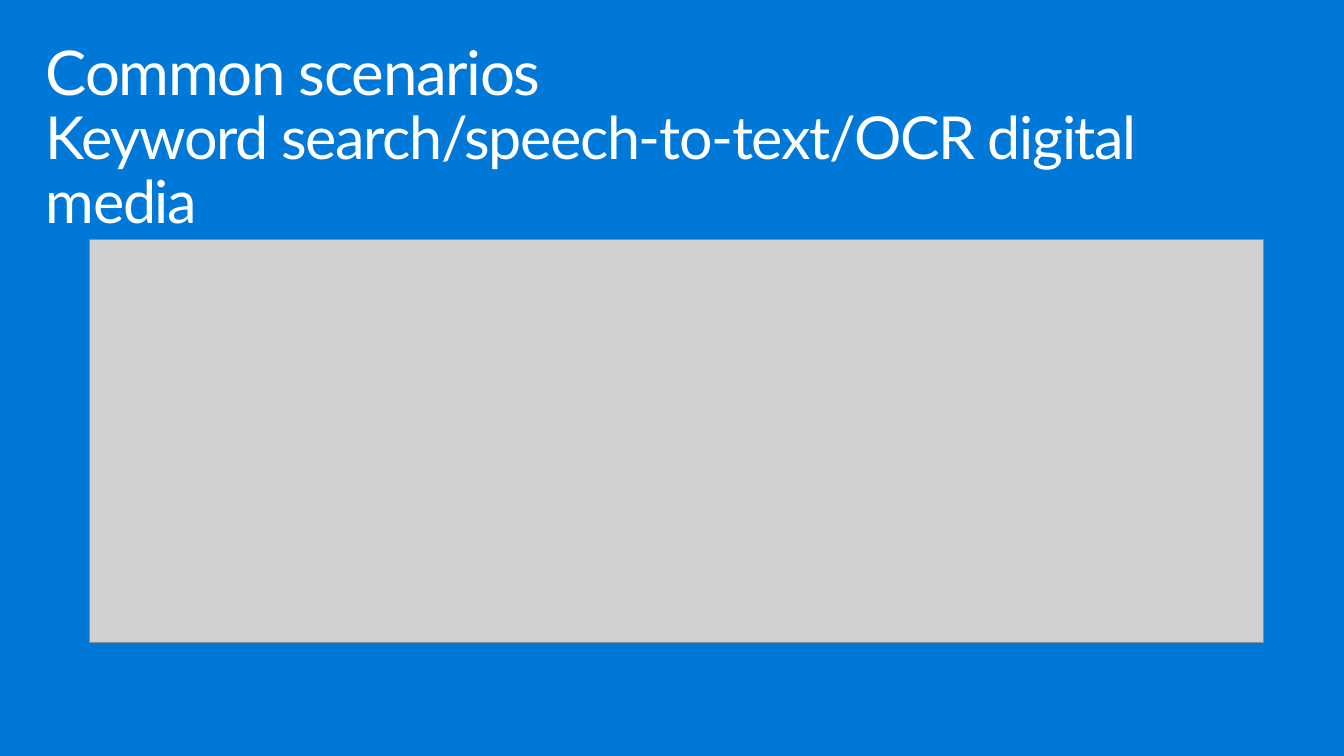
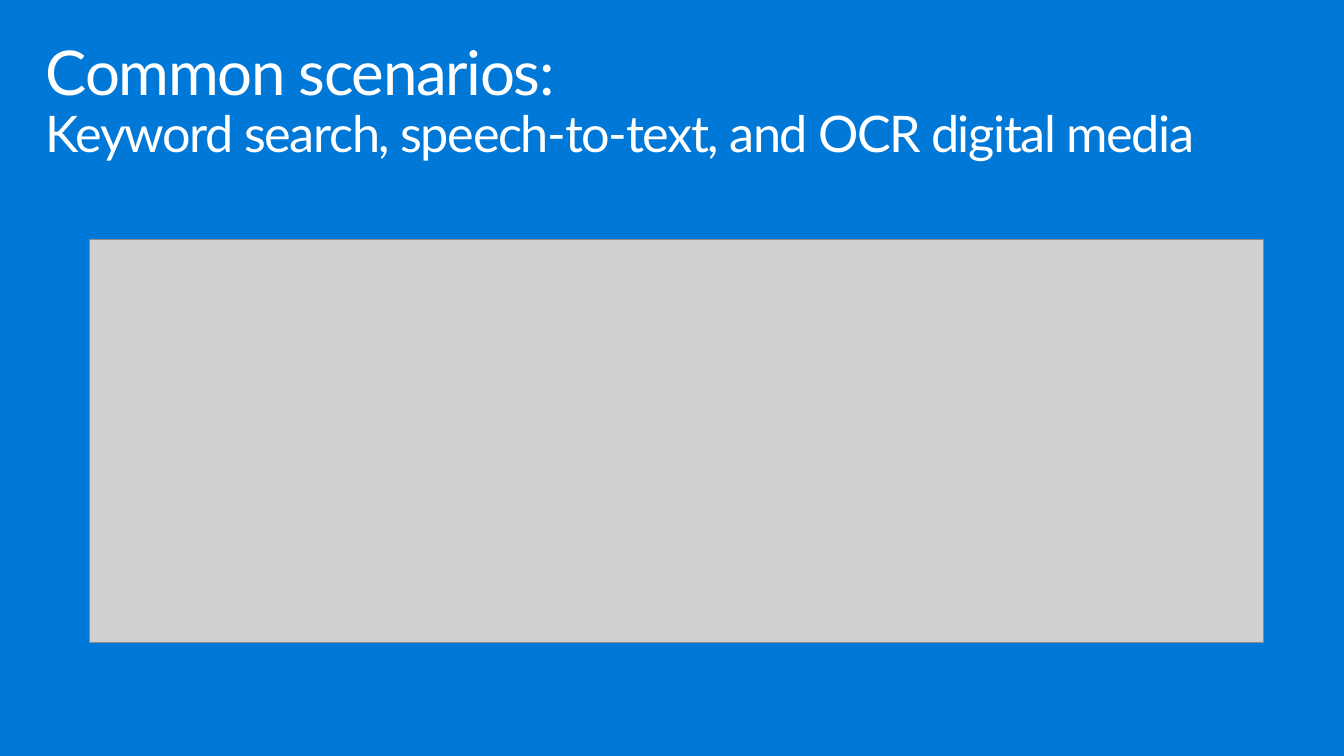
Before and after one commit to tebe372/MCW-Media-AI, a slide deck: slide 12 of WDS/Whiteboard design session trainer presentation - Media AI.pptx. Drawn at 1344x756 pixels with LibreOffice and Linux fonts; fonts in the diff are those of the drawing; grey boxes stand for pictures. Boxes give left, top, right and bottom in pixels: in the first picture for what was removed or moved away, otherwise in the second. Text is boxed around its words. In the diff, an @@ line names an element or a change of style, - is before the commit and + after.

Commit message:
first round of edits for Media AI. Second round to follow.

```diff
--- a/WDS/Whiteboard design session trainer presentation - Media AI.pptx
+++ b/WDS/Whiteboard design session trainer presentation - Media AI.pptx
@@ title at [46,50,1194,160]: text changed; size 42.3 to 36 pt @@
-Common scenarios
-Keyword search/speech-to-text/OCR digital media
+Common scenarios:
+Keyword search, speech-to-text, and OCR digital media
```
Also in this commit, not shown: 15 other slides changed, 2 other files.
